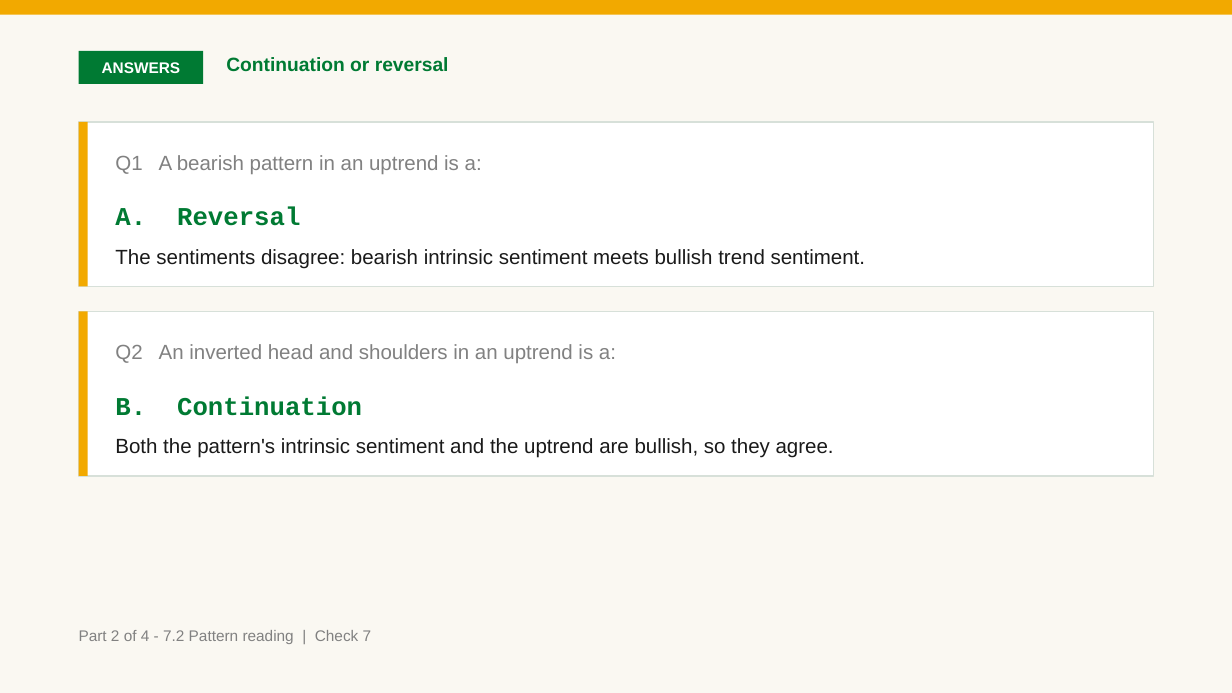
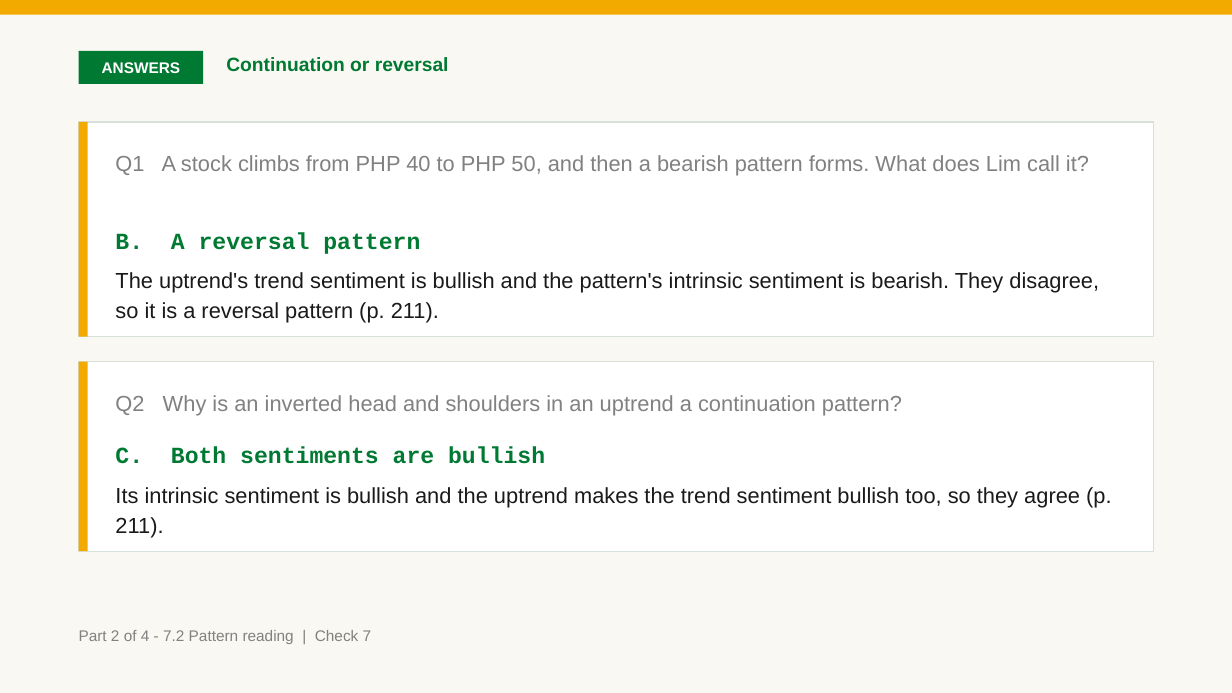
Before and after one commit to benjiesotelo-sudo/Telos_FIN1209, a slide deck: slide 37 of chapter-07/FIN1209-Chapter-07.pptx (slide 40 before the commit). Drawn at 1232x693 pixels with LibreOffice and Linux fonts; fonts in the diff are those of the drawing. Boxes give left, top, right and bottom in pixels: in the first picture for what was removed or moved away, otherwise in the second. Text is boxed around its words. In the diff, an @@ line names an element or a change of style, - is before the commit and + after.

```diff
--- a/chapter-07/FIN1209-Chapter-07.pptx
+++ b/chapter-07/FIN1209-Chapter-07.pptx
@@ rectangle: place and size @@
-rectangle at [79, 122, 1153, 287]
+rectangle at [79, 122, 1153, 336]
@@ rectangle: place and size @@
-rectangle at [79, 122, 88, 287]
+rectangle at [79, 122, 88, 336]
@@ text at [115, 155, 1089, 176]: text changed; size 16 to 17 pt @@
-Q1 A bearish pattern in an uptrend is a:
+Q1 A stock climbs from PHP 40 to PHP 50, and then a bearish pattern forms. What does Lim call it?
@@ text at [115, 232, 1099, 323]: text changed; size 16 to 17 pt @@
-A. Reversal
-The sentiments disagree: bearish intrinsic sentiment meets bullish trend sentiment.
+B. A reversal pattern
+The uptrend's trend sentiment is bullish and the pattern's intrinsic sentiment is bearish. They disagree, so it is a reversal pattern (p. 211).
@@ rectangle: place and size @@
-rectangle at [79, 311, 1153, 476]
+rectangle at [79, 361, 1153, 551]
@@ rectangle: place and size @@
-rectangle at [79, 311, 88, 476]
+rectangle at [79, 361, 88, 551]
@@ text at [115, 395, 902, 416]: text changed; size 16 to 17 pt @@
-Q2 An inverted head and shoulders in an uptrend is a:
+Q2 Why is an inverted head and shoulders in an uptrend a continuation pattern?
@@ text at [115, 447, 1111, 537]: text changed; size 16 to 17 pt @@
-B. Continuation
-Both the pattern's intrinsic sentiment and the uptrend are bullish, so they agree.
+C. Both sentiments are bullish
+Its intrinsic sentiment is bullish and the uptrend makes the trend sentiment bullish too, so they agree (p. 211).
```
Also in this commit, not shown: 106 other slides changed, 63 slides added, 64 slides removed, 6 other files.
